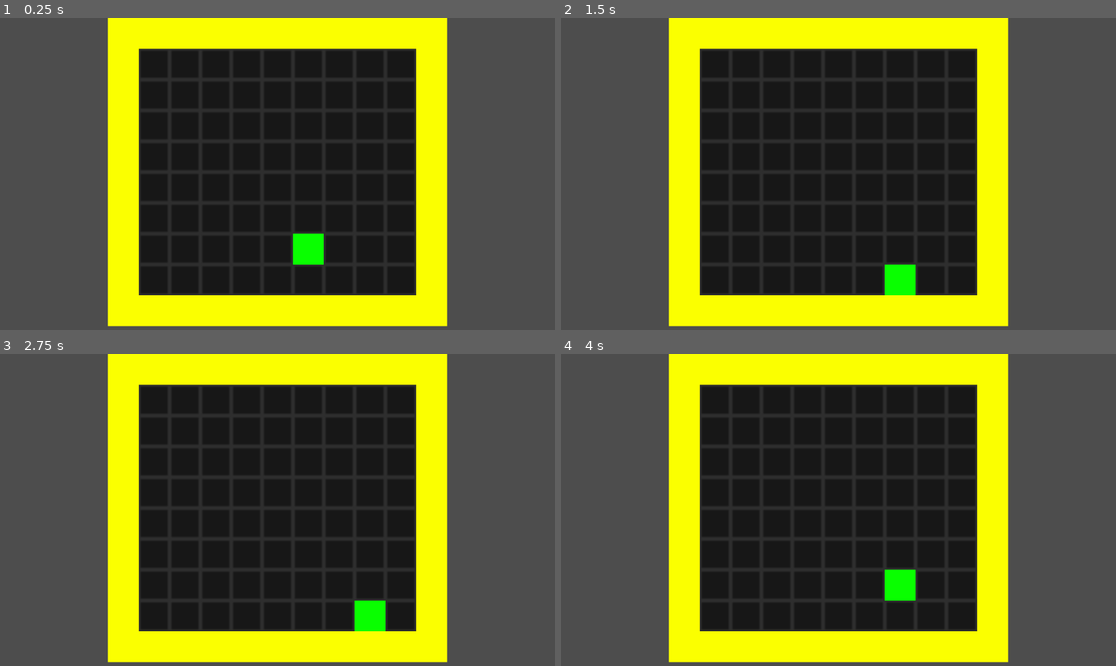
Above: before the commit, frames 1-4 (two rows, left to right).
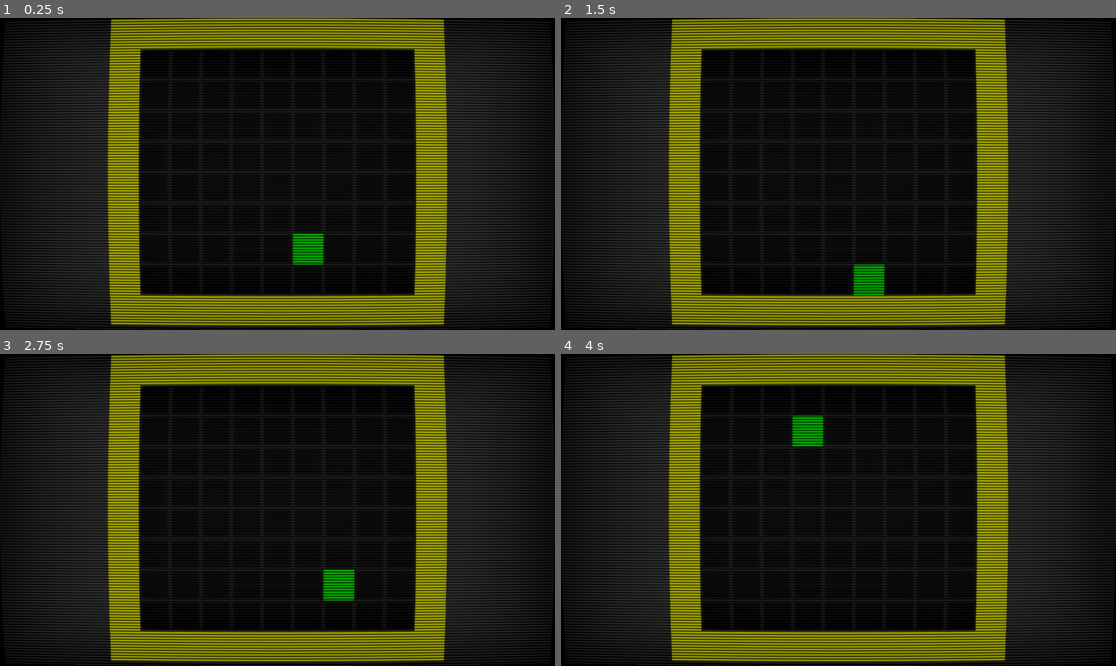
Above: after the commit, the same moments.

Repository: rddtz/gamejamplus
Game: Godot game, scene res://scenes/main.tscn
The game is run twice, just before and just after one commit, with the same random seed, the same clock (stepped at 60 frames per second) and the same inputs.
Inputs:
- Up to frame 1 (0.25 s): no input
- Up to frame 2 (1.5 s): tap Enter at 0.5 s; hold Right (RIGHT) 0.53-1.28 s; hold S (DOWN) from 1.28 s (still down)
- Up to frame 3 (2.75 s): tap Space at 2 s; release S (DOWN) at 2.03 s; hold Right (RIGHT) from 2.03 s (still down)
- Up to frame 4 (4 s): release Right (RIGHT) at 2.78 s; hold W (UP) 2.78-3.53 s; hold A (LEFT) from 3.53 s (still down)

The runs differ from the first frame. In frame 1, 66% of the frame differs, in the area x 0-100%, y 0-100%; in frame 2, 66%; in frame 3, 66%; in frame 4, 66%.

Commit message:
on dano reset

Diff:
--- a/plus/scenes/main.tscn
+++ b/plus/scenes/main.tscn
@@ -1,8 +1,9 @@
-[gd_scene load_steps=4 format=3 uid="uid://c62vvxatsst46"]
+[gd_scene load_steps=5 format=3 uid="uid://c62vvxatsst46"]
 
 [ext_resource type="PackedScene" uid="uid://bqqfwtxj0i78a" path="res://scenes/mapa_exemplo.tscn" id="1_dnd6x"]
 [ext_resource type="PackedScene" uid="uid://cuxa2y5u7l0y2" path="res://scenes/player.tscn" id="2_1m067"]
 [ext_resource type="PackedScene" uid="uid://dd5cfxjs31fh6" path="res://scenes/menu_pause.tscn" id="3_dm2on"]
+[ext_resource type="PackedScene" uid="uid://dmw2g5mla1o18" path="res://scenes/crt.tscn" id="4_uw1lc"]
 
 [node name="main" type="Node2D"]
 process_mode = 1
@@ -23,3 +24,5 @@
 offset_top = 696.0
 offset_right = 226.0
 offset_bottom = 696.0
+
+[node name="CRT" parent="." instance=ExtResource("4_uw1lc")]
--- a/plus/scenes/player.tscn
+++ b/plus/scenes/player.tscn
@@ -1,9 +1,12 @@
-[gd_scene load_steps=4 format=3 uid="uid://cuxa2y5u7l0y2"]
+[gd_scene load_steps=5 format=3 uid="uid://cuxa2y5u7l0y2"]
 
 [ext_resource type="Script" path="res://scripts/player.gd" id="1_pix2n"]
 [ext_resource type="Texture2D" uid="uid://dov2m5y35j83i" path="res://assets/player.png" id="2_721md"]
 
 [sub_resource type="RectangleShape2D" id="RectangleShape2D_sx1jt"]
+size = Vector2(16, 16)
+
+[sub_resource type="RectangleShape2D" id="RectangleShape2D_seueo"]
 size = Vector2(16, 16)
 
 [node name="Player" type="CharacterBody2D"]
@@ -22,3 +25,11 @@
 [node name="RayCast2D" type="RayCast2D" parent="."]
 position = Vector2(50, 30)
 target_position = Vector2(0, 19)
+
+[node name="Dano" type="Area2D" parent="."]
+
+[node name="CollisionShape2D" type="CollisionShape2D" parent="Dano"]
+position = Vector2(50, 30)
+shape = SubResource("RectangleShape2D_seueo")
+
+[connection signal="body_entered" from="Dano" to="." method="_on_dano_body_entered"]
--- a/plus/scripts/player.gd
+++ b/plus/scripts/player.gd
@@ -5,9 +5,17 @@
 const SPEED = 300.0
 const JUMP_VELOCITY = -400.0
 const speed = 16
+
+const TIME = 10
+var time_mov := TIME
 @onready var rayan: RayCast2D = $RayCast2D
 
+
+#Player status variables
+var vida := 1
+
 func move():
+	time_mov = TIME
 	rayan.force_raycast_update()
 	if !rayan.is_colliding():
 		position += rayan.target_position
@@ -15,15 +23,24 @@
 func _physics_process(delta: float) -> void:
 	# Add the gravity.
 
-	if Input.is_action_just_pressed("LEFT"):
+	if time_mov > 0:
+		time_mov -= delta;
+
+	if Input.is_action_just_pressed("LEFT") or (Input.is_action_pressed("LEFT") and !time_mov):
 		rayan.target_position = Vector2(-16,0)
 		move()
-	elif Input.is_action_just_pressed("RIGHT"):
+	elif Input.is_action_just_pressed("RIGHT") or (Input.is_action_pressed("RIGHT") and !time_mov):
 		rayan.target_position = Vector2(16,0)
 		move()
-	elif Input.is_action_just_pressed("UP"):
+	elif Input.is_action_just_pressed("UP") or (Input.is_action_pressed("UP") and !time_mov):
 		rayan.target_position = Vector2(0,-16)
 		move()
-	elif Input.is_action_just_pressed("DOWN"):
+	elif Input.is_action_just_pressed("DOWN") or (Input.is_action_pressed("DOWN") and !time_mov):
 		rayan.target_position = Vector2(0,16)
 		move()
+
+
+
+func _on_dano_body_entered(body: Node2D) -> void:
+	get_tree().reload_current_scene()
+	pass # Replace with function body.
Not shown, changed: plus/assets/fonts/Pixellari.ttf.import
